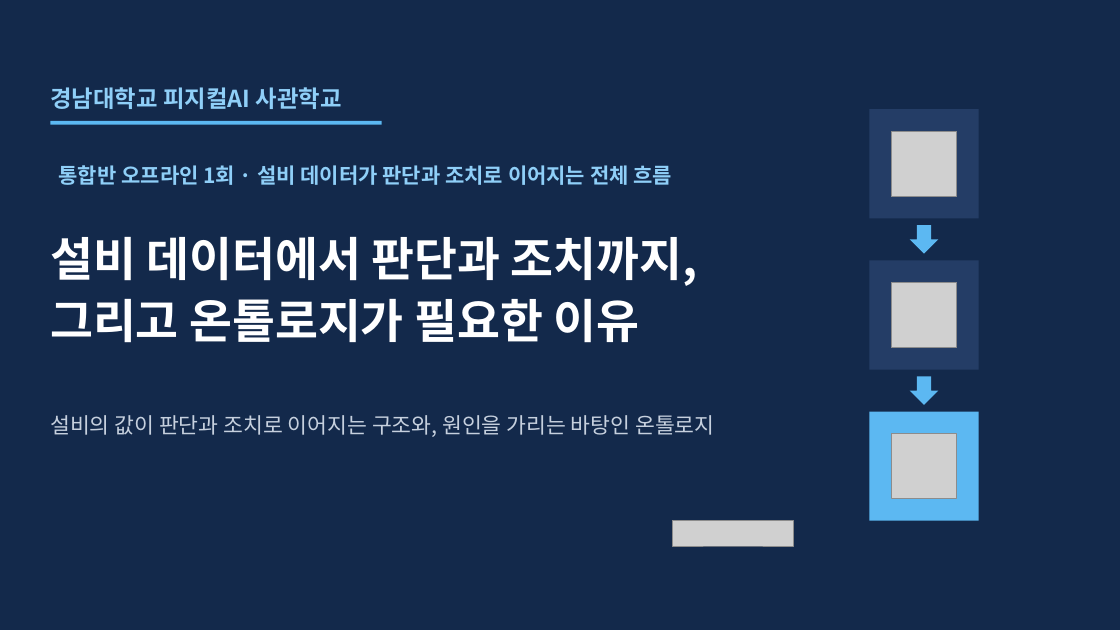
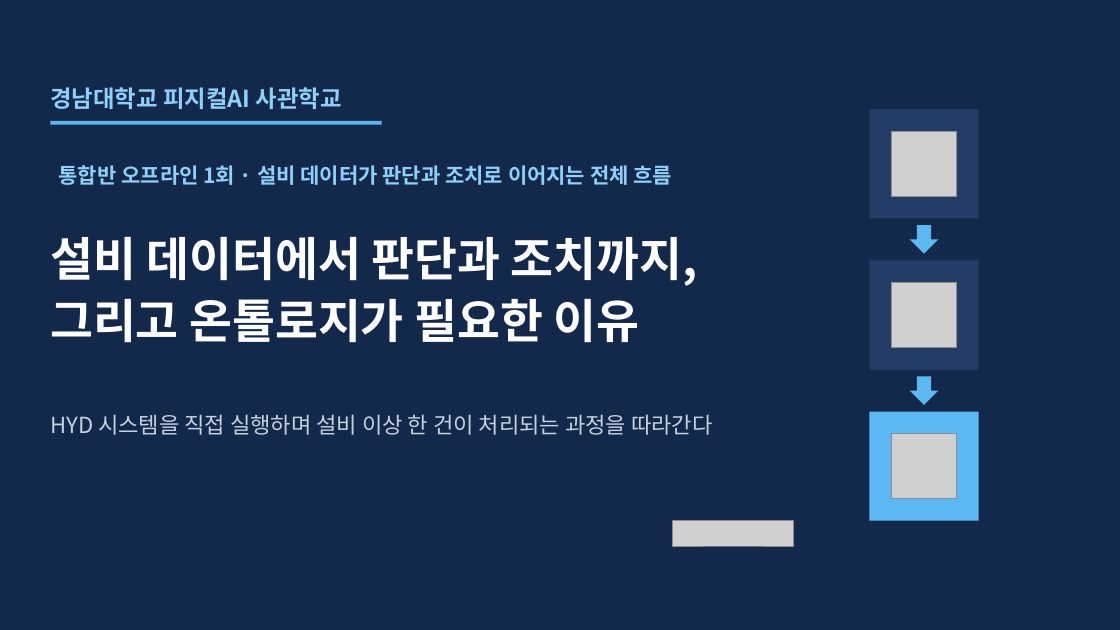
Before and after one commit to uengine-oss/hyd-iot-edu, a slide deck: slide 1 of workspace/강의제작/산출물/통합반/이론_오프라인/01회차/통합반_오프라인_01회차.pptx. Drawn at 1120x630 pixels with LibreOffice and Linux fonts; fonts in the diff are those of the drawing; grey boxes stand for pictures. Boxes give left, top, right and bottom in pixels: in the first picture for what was removed or moved away, otherwise in the second. Text is boxed around its words. In the diff, an @@ line names an element or a change of style, - is before the commit and + after.

Commit message:
오프라인 1회차 교재를 온라인 76장 확정판과 같은 판으로(표지만 「오프라인 1회」, 사용자 결정) — 온톨로지 파트가 옛 판이던 결함 · 노션 1회차 두 쪽 갱신 기록

```diff
--- a/workspace/강의제작/산출물/통합반/이론_오프라인/01회차/통합반_오프라인_01회차.pptx
+++ b/workspace/강의제작/산출물/통합반/이론_오프라인/01회차/통합반_오프라인_01회차.pptx
@@ text at bbox=[50, 414, 712, 435]: text changed; size 18.5 to 19 pt @@
-설비의 값이 판단과 조치로 이어지는 구조와, 원인을 가리는 바탕인 온톨로지
+HYD 시스템을 직접 실행하며 설비 이상 한 건이 처리되는 과정을 따라간다
```
Also in this commit, not shown: 58 other slides changed, 11 slides added, 1 slide removed, 2 other files.
